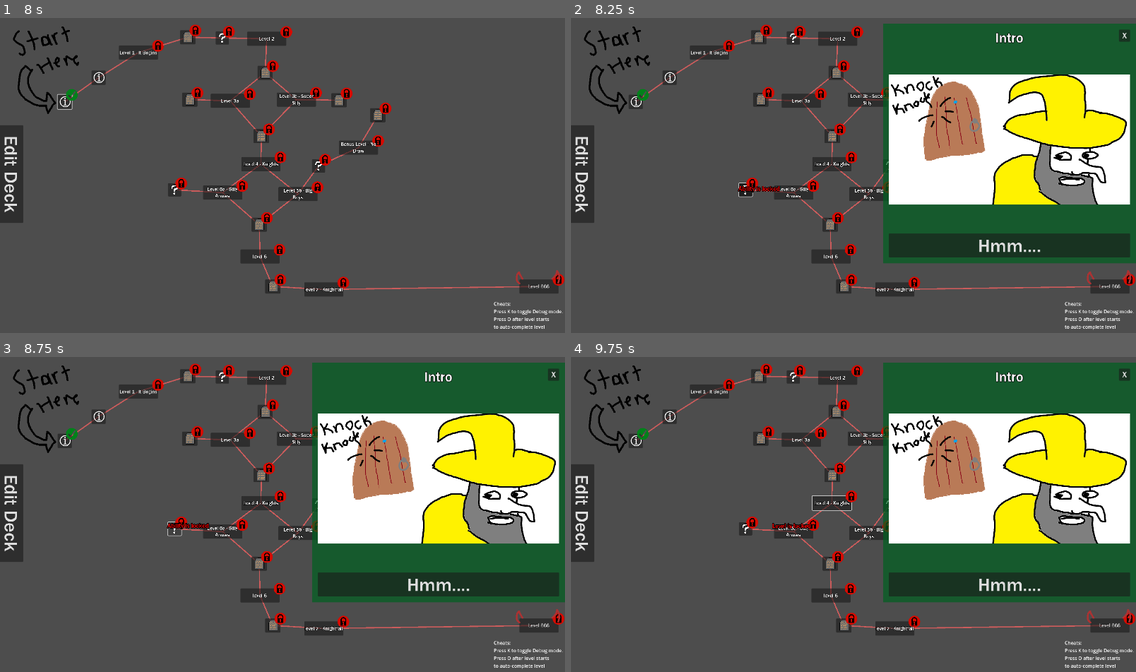
Above: before the commit, frames 1-4 (two rows, left to right).
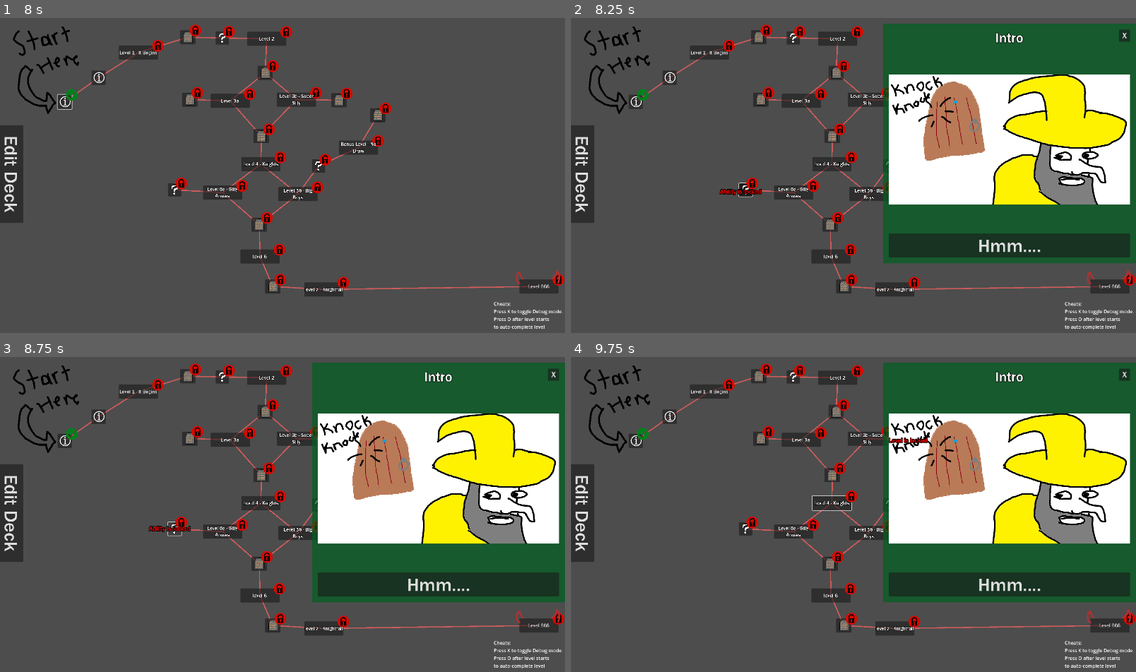
Above: after the commit, the same moments.

Repository: oliveman521/We-Wizards-Three
Game: Godot game, scene res://Scenes/Menus/MainMenu.tscn
Two runs of this game, one before a commit and one after it. Both use one fixed random seed, a clock stepped at 60 frames per second and the inputs below.
Inputs (mouse positions are in pixels of both pictures, inside the frame that each line leads up to):
- Up to frame 1 (8 s): click "Play!" at 0.5 s; click (62, 103) at 1.27 s; click "Edit Deck" at 2 s; click "Hmm...." at 2.75 s; click "What's all this?" at 3.5 s; click "uhh...." at 4.25 s; click "Drat!" at 5 s; click "We will do what we must..." at 5.75 s; click "X" at 6.5 s; move the mouse to (406, 159) at 7.27 s; hold Right (labyrinth_right) from 7.28 s (still down); tap Ctrl (labyrinth_boost) at 7.35 s; click (406, 159) at 7.42 s
- Up to frame 2 (8.25 s): tap Enter at 8 s; move the mouse to (740, 191) at 8.02 s; release Right (labyrinth_right) at 8.03 s; hold Down (labyrinth_down) from 8.03 s (still down); tap F (ship_shoot1) at 8.1 s; click (740, 191) at 8.17 s
- Up to frame 3 (8.75 s): keep holding Down (labyrinth_down)
- Up to frame 4 (9.75 s): move the mouse to (910, 442) at 8.77 s; release Down (labyrinth_down) at 8.78 s; hold Right (labyrinth_right) 8.78-9.53 s; tap G (ship_shoot2) at 8.85 s; click (910, 442) at 8.92 s; tap Space at 9.5 s; move the mouse to (825, 577) at 9.52 s; hold Up (labyrinth_up) from 9.53 s (still down); tap H (ship_shoot3) at 9.6 s; click (825, 577) at 9.67 s

Frame 1 is identical in both runs. In frame 2, 0.2% of the frame differs, in the area x 26-37%, y 53-57%; in frame 3, 0.2%; in frame 4, 0.2%, in the area x 35-64%, y 25-55%.

Commit message:
Fixed Built version not Resetting supplies. Added some QOL checks.
Build version didn't like that I was accessing the supplies by iterating through a the folder. Preload them now instead.
Limited UI to only appear when that resource is present or aquired
Added warning for trying to play with unplayable cards

Diff:
--- a/Cards/card.gd
+++ b/Cards/card.gd
@@ -54,6 +54,9 @@
 	set(new_value):
 		global_position = new_value - size/2
 
+var supplies_interacted_with: Array[Supply]:
+	get:
+		return []
 
 var card_manager: CardManager:
 	get: return GameManager.card_manager as CardManager
@@ -70,6 +73,15 @@
 		if node.check_cost() == false:
 			return false
 	return true
+
+func get_supply_costs() -> Array[Supply]:
+	var costs: Array[Supply] = []
+	for node: Node in costs_UI_section.get_children():
+		if node is CardSupplyIcon:
+			node = node as CardSupplyIcon
+			for i in range(node.count):
+				costs.append(node.supply)
+	return costs
 
 func play() -> void:
 	if not check_costs(): #TODO currently this is a double check and shouldn't be necessary
--- a/Cards/card_supply_icon.gd
+++ b/Cards/card_supply_icon.gd
@@ -1,5 +1,6 @@
 @tool
 extends Control
+class_name CardSupplyIcon
 
 @export var supply: Supply:
 	set(new_val):
--- a/Prefabs/snare.tscn
+++ b/Prefabs/snare.tscn
@@ -1,6 +1,6 @@
 [gd_scene load_steps=4 format=3 uid="uid://b02qbm1dc1ap3"]
 
-[ext_resource type="Script" path="res://Scenes/Snare.gd" id="1_6o2yw"]
+[ext_resource type="Script" path="res://Prefabs/Snare.gd" id="1_6o2yw"]
 [ext_resource type="Texture2D" uid="uid://dgke67aw5dey1" path="res://Sprites/snare.png" id="2_e1ii4"]
 
 [sub_resource type="CircleShape2D" id="CircleShape2D_8io1q"]
--- a/Scenes/GameScene.tscn
+++ b/Scenes/GameScene.tscn
@@ -172,27 +172,6 @@
 shape = SubResource("RectangleShape2D_2ckvp")
 debug_color = Color(0, 0.6, 0.701961, 0)
 
-[node name="Lives UI" type="HBoxContainer" parent="."]
-anchors_preset = 5
-anchor_left = 0.5
-anchor_right = 0.5
-offset_left = 673.0
-offset_top = 10.0
-offset_right = 951.0
-offset_bottom = 100.0
-grow_horizontal = 2
-alignment = 2
-script = ExtResource("8_cvh7f")
-
-[node name="TextureRect" parent="Lives UI" instance=ExtResource("8_m3b1b")]
-layout_mode = 2
-
-[node name="TextureRect2" parent="Lives UI" instance=ExtResource("8_m3b1b")]
-layout_mode = 2
-
-[node name="TextureRect3" parent="Lives UI" instance=ExtResource("8_m3b1b")]
-layout_mode = 2
-
 [node name="Storeroom Manager" type="Node2D" parent="."]
 unique_name_in_owner = true
 position = Vector2(995, 548)
@@ -318,28 +297,6 @@
 [node name="Card Spawn Point" type="Marker2D" parent="Card Manager"]
 position = Vector2(1071, 507)
 
-[node name="Enchanter Supplies" type="HBoxContainer" parent="Card Manager"]
-offset_left = 31.0
-offset_top = 415.0
-offset_right = 627.0
-offset_bottom = 515.0
-
-[node name="Supply UI2" parent="Card Manager/Enchanter Supplies" instance=ExtResource("12_hfyto")]
-layout_mode = 2
-supply = ExtResource("10_uhmuu")
-
-[node name="Supply UI" parent="Card Manager/Enchanter Supplies" instance=ExtResource("12_hfyto")]
-layout_mode = 2
-supply = ExtResource("10_leahy")
-
-[node name="Supply UI3" parent="Card Manager/Enchanter Supplies" instance=ExtResource("12_hfyto")]
-layout_mode = 2
-supply = ExtResource("12_i116q")
-
-[node name="Supply UI4" parent="Card Manager/Enchanter Supplies" instance=ExtResource("12_hfyto")]
-layout_mode = 2
-supply = ExtResource("13_k5kcy")
-
 [node name="Combo Display" type="MarginContainer" parent="."]
 unique_name_in_owner = true
 offset_left = 1704.0
@@ -371,23 +328,73 @@
 text = "0"
 label_settings = ExtResource("14_ap4t0")
 
+[node name="Enchanter Supplies" type="HBoxContainer" parent="."]
+offset_left = 991.0
+offset_top = 423.0
+offset_right = 1967.0
+offset_bottom = 523.0
+
+[node name="Supply UI2" parent="Enchanter Supplies" instance=ExtResource("12_hfyto")]
+layout_mode = 2
+supply = ExtResource("10_uhmuu")
+always_on = false
+
+[node name="Supply UI" parent="Enchanter Supplies" instance=ExtResource("12_hfyto")]
+layout_mode = 2
+supply = ExtResource("10_leahy")
+always_on = false
+
+[node name="Supply UI3" parent="Enchanter Supplies" instance=ExtResource("12_hfyto")]
+layout_mode = 2
+supply = ExtResource("12_i116q")
+always_on = false
+
+[node name="Supply UI4" parent="Enchanter Supplies" instance=ExtResource("12_hfyto")]
+layout_mode = 2
+supply = ExtResource("13_k5kcy")
+always_on = false
+
 [node name="Ammo Counters" type="HBoxContainer" parent="."]
-offset_left = 21.0
-offset_top = 972.0
-offset_right = 509.0
-offset_bottom = 1072.0
-
-[node name="Supply UI" parent="Ammo Counters" instance=ExtResource("12_hfyto")]
+offset_left = 440.0
+offset_top = 28.0
+offset_right = 946.0
+offset_bottom = 128.0
+alignment = 2
+
+[node name="Supply UI5" parent="Ammo Counters" instance=ExtResource("12_hfyto")]
 layout_mode = 2
 supply = ExtResource("4_gwhl1")
-
-[node name="Supply UI3" parent="Ammo Counters" instance=ExtResource("12_hfyto")]
+always_on = true
+
+[node name="Supply UI6" parent="Ammo Counters" instance=ExtResource("12_hfyto")]
 layout_mode = 2
 supply = ExtResource("6_almpy")
-
-[node name="Supply UI2" parent="Ammo Counters" instance=ExtResource("12_hfyto")]
+always_on = false
+
+[node name="Supply UI7" parent="Ammo Counters" instance=ExtResource("12_hfyto")]
 layout_mode = 2
 supply = ExtResource("5_mhcks")
+always_on = false
+
+[node name="Lives UI" type="HBoxContainer" parent="."]
+anchors_preset = 5
+anchor_left = 0.5
+anchor_right = 0.5
+offset_left = 25.0
+offset_top = 21.0
+offset_right = 374.0
+offset_bottom = 124.0
+grow_horizontal = 2
+script = ExtResource("8_cvh7f")
+
+[node name="TextureRect" parent="Lives UI" instance=ExtResource("8_m3b1b")]
+layout_mode = 2
+
+[node name="TextureRect2" parent="Lives UI" instance=ExtResource("8_m3b1b")]
+layout_mode = 2
+
+[node name="TextureRect3" parent="Lives UI" instance=ExtResource("8_m3b1b")]
+layout_mode = 2
 
 [connection signal="area_entered" from="Storeroom Manager/Apprentice Character/Collection Hitbox" to="Storeroom Manager/Apprentice Character" method="_on_collection_hitbox_area_entered"]
 [connection signal="child_order_changed" from="Card Manager/Hand" to="Card Manager" method="arrange_cards_in_playspace"]
--- a/Scenes/Level Select Map/Info Panels/LevelInfoPanel.gd
+++ b/Scenes/Level Select Map/Info Panels/LevelInfoPanel.gd
@@ -12,6 +12,8 @@
 
 @onready var level_select_menu: LevelSelectMenu = get_tree().get_first_node_in_group("Level Select Menu")
 @onready var deck_building_menu: DeckBuildingMenu = get_tree().get_first_node_in_group("Deck Building Menu")
+
+var warned_about_unplayable_cards: Array[PackedScene] = []
 
 func populate(level_prefab: PackedScene) -> void:
 	var level_data: LevelData = level_prefab.instantiate() as LevelData
@@ -46,12 +48,25 @@
 			GameManager.spawn_popup(get_global_mouse_position(), "Deck needs " + str(x) + " more cards!", Color.FIREBRICK)
 			return
 
+		#Check if their deck has unplayable cards
+		for card_prefab: PackedScene in GameManager.current_save.cards_in_deck:
+			var card: Card = card_prefab.instantiate() as Card
+			get_tree().current_scene.add_child(card)
+			card.global_position = Vector2(-1000,-1000)
+			for supply: Supply in card.get_supply_costs():
+				if !level_data.supplies_present.has(supply):
+					if warned_about_unplayable_cards != GameManager.current_save.cards_in_deck: #if they haven't changed their deck
+						warned_about_unplayable_cards = GameManager.current_save.cards_in_deck
+						GameManager.spawn_popup(get_global_mouse_position(), "Warning: Your deck has costs that do not spawn in this level", Color.ORANGE,6)
+						start_button.text = "Play anyway?"
+						return
+			card.queue_free()
+
+
+
 		GameManager.start_level(level_prefab)
 	)
 
 	back_button.button_down.connect(func()-> void:
 		level_select_menu.close_current_info_panel()
 	)
-
-
-	level_data.queue_free()
--- a/Scenes/Level Select Map/Map Nodes/MapNode_Level.gd
+++ b/Scenes/Level Select Map/Map Nodes/MapNode_Level.gd
@@ -23,7 +23,7 @@
 
 func _on_button_down() -> void:
 	if locked:
-		GameManager.spawn_popup(global_position,"Level is locked",Color.RED,)
+		GameManager.spawn_popup(get_global_mouse_position(),"Level is locked",Color.RED,)
 		return
 	if level:
 		level_select.open_level_info_panel(level)
--- a/Scenes/Level Select Map/Map Nodes/MapNode_NewAbility.gd
+++ b/Scenes/Level Select Map/Map Nodes/MapNode_NewAbility.gd
@@ -13,7 +13,7 @@
 
 func _on_button_down() -> void:
 	if locked:
-		GameManager.spawn_popup(global_position,"Ability is locked",Color.RED,)
+		GameManager.spawn_popup(get_global_mouse_position(),"Ability is locked",Color.RED,)
 		return
 
 	var display_name := ability_name
@@ -24,7 +24,7 @@
 	level_select.open_misc_info_panel("New Ability! - " + display_name,sub_header, ability_image, ability_description, "Cool!", color)
 
 	if is_explored:
-		GameManager.spawn_popup(global_position,"Ability already claimed",Color.RED,)
+		GameManager.spawn_popup(get_global_mouse_position(),"Ability already claimed",Color.RED,)
 	else:
 		GameManager.current_save.misc_unlocks.append(ability_name)
 		is_explored = true
--- a/Scenes/Level Select Map/Map Nodes/MapNode_New_Card.gd
+++ b/Scenes/Level Select Map/Map Nodes/MapNode_New_Card.gd
@@ -16,11 +16,11 @@
 
 func _on_button_down() -> void:
 	if locked:
-		GameManager.spawn_popup(global_position,"Card is locked",Color.RED,)
+		GameManager.spawn_popup(get_global_mouse_position(),"Card is locked",Color.RED,)
 		return
 
 	if is_explored:
-		GameManager.spawn_popup(global_position,"Card already claimed",Color.RED,)
+		GameManager.spawn_popup(get_global_mouse_position(),"Card already claimed",Color.RED,)
 		return
 
 	level_select.open_card_unlock_panel(cards)
--- a/Scenes/Level Select Map/Map Nodes/MapNode_Tutorial.gd
+++ b/Scenes/Level Select Map/Map Nodes/MapNode_Tutorial.gd
@@ -13,7 +13,7 @@
 
 func _on_button_down() -> void:
 	if locked:
-		GameManager.spawn_popup(global_position,"Info is locked",Color.RED,)
+		GameManager.spawn_popup(get_global_mouse_position(),"Info is locked",Color.RED,)
 		return
 
 	await level_select.open_tutorial_panel(pages)
--- a/Scenes/Level Select Scene.tscn
+++ b/Scenes/Level Select Scene.tscn
@@ -120,7 +120,7 @@
 title = "Your Deck"
 text1 = "Before each battle you'll choose 15 spell cards from your card pool that'll compose your deck."
 text2 = "Between battles you'll unlock more cards and can add/remove cards from your deck."
-button_text = "Let's kick some ass"
+button_text = "Let's kick some butt"
 
 [node name="Level Select Menu" type="Control" groups=["Level Select Menu"]]
 layout_mode = 3
--- a/Scenes/Menus/level_failed_splash.tscn
+++ b/Scenes/Menus/level_failed_splash.tscn
@@ -18,7 +18,7 @@
 grow_vertical = 2
 text = "Level lost!
 
-You lose!"
+You had to pay your taxes >:("
 label_settings = ExtResource("1_02qxl")
 horizontal_alignment = 1
 vertical_alignment = 1
--- a/Scripts/GameManager.gd
+++ b/Scripts/GameManager.gd
@@ -36,11 +36,19 @@
 		if lives <= 0:
 			game_over()
 
-var all_supplies: Array[Supply] = []
+var all_supplies: Array[Supply] = [
+	preload("res://Supplies/Blank_Scroll.tres"),
+	preload("res://Supplies/essence.tres"),
+	preload("res://Supplies/Fire_Gem.tres"),
+	preload("res://Supplies/Fire_Scroll.tres"),
+	preload("res://Supplies/Lightning_Gem.tres"),
+	preload("res://Supplies/Lightning_Scroll.tres"),
+	preload("res://Supplies/Mana_Scroll.tres"),
+	preload("res://Supplies/Tablet.tres"),
+]
 
 const DECK_MAX_SIZE: int = 15
 var curr_save: Resource = preload("res://Cards/card_base.tscn")
-
 
 var current_save: Resource = load("uid://ds1jr58cmcm3j") #FOR SOME REASON THIS HAS TO BE LOAD AND NOT PRELOAD AND I DON"T NO WHY SO LONG 4 HOURS OF MY LIFE IT WAS NICE KNOWING YA
 var card_pool: Array[PackedScene] = []
@@ -51,7 +59,6 @@
 const game_scene: PackedScene = preload("uid://c4qnaj4cqxgny")
 const deck_builder_scene: PackedScene = preload("res://Scenes/Menus/deck_builder_menu.tscn")
 
-var in_progress_level: PackedScene
 
 func _ready() -> void:
 	#on game boot, fill out our deck if its missing any cards
@@ -61,17 +68,8 @@
 		current_save.cards_in_deck.append(card_prefab)
 
 
-	#also load all of the potential supplies:
-	#we'll also load all levels in the level folder. In the future this will be less dumb
-	var supplies_path: String = "res://Supplies/"
-	var dir:= DirAccess.open(supplies_path)
-	if dir:
-		dir.list_dir_begin()
-		var file_name: String = dir.get_next()
-		while file_name != "":
-			if file_name.ends_with(".tres"):
-				all_supplies.append(load(supplies_path.path_join(file_name)) as Supply)
-			file_name = dir.get_next()
+var in_progress_level: PackedScene
+
 
 func start_level(level_prefab: PackedScene) -> void:
 	if in_progress_level != null:
@@ -80,13 +78,14 @@
 
 	in_progress_level = level_prefab
 
+
+	#reset some values
+	lives = 3
+	for supply: Supply in all_supplies:
+		supply.supply_count = 0
+
+	#load the new scene in
 	var level: LevelData = level_prefab.instantiate() as LevelData
-
-	#reset all supplies to their starting value
-	for supply: Supply in all_supplies:
-		supply.supply_count = supply.starting_count
-
-
 	get_tree().change_scene_to_packed(game_scene)
 	await get_tree().node_added #Singleton references should all connect by the end of ready
 	await get_tree().current_scene.ready
@@ -94,7 +93,7 @@
 	storeroom_Manager.load_new_layout(level.storeroom_tile_map)
 	storeroom_Manager.available_supplies = level.supplies_present
 	storeroom_Manager.minimum_pickups = level.supplies_spawned_at_once
-	lives = 3
+
 
 
 func _process(_delta: float) -> void:
@@ -105,7 +104,6 @@
 
 func spawn_popup(location: Vector2, message: String, color: Color = Color(1,1,1), lifetime:float = 1) -> void:
 	const popup_prefab: Resource = preload("res://UI/popup_text.tscn")
-
 	var new_popup_text: Label = popup_prefab.instantiate()
 	add_child(new_popup_text)
 	new_popup_text.initialize(location, message, color, lifetime)
--- a/Scripts/Popup Spawner.gd
+++ /dev/null
@@ -1,8 +0,0 @@
-extends Node2D
-
-
-const popup_prefab:= preload("uid://14rg16g7dhgq")
-
-func spawn_popup():
-	var new_popup_text: Node2D = popup_prefab.instantiate()
-	new_popup_text
--- a/Scripts/Popup_Text.gd
+++ b/Scripts/Popup_Text.gd
@@ -16,6 +16,8 @@
 	text = message
 	modulate = color
 	lifetime_timer.wait_time = lifetime
+	lifetime_timer.start()
+	location = location - size/2
 	global_position = location + Vector2(randf_range(-POSITION_NOISE,POSITION_NOISE),randf_range(-POSITION_NOISE,POSITION_NOISE))
 	start_pos = global_position
 
--- a/UI/Supply_UI.gd
+++ b/UI/Supply_UI.gd
@@ -2,8 +2,10 @@
 extends HBoxContainer
 
 @export var supply: Supply
+@export var always_on: bool = false
 @onready var label: Label = $Count
 @onready var icon: TextureRect = $Icon
+
 
 func _ready() -> void:
 	update()
@@ -13,7 +15,18 @@
 func _draw() -> void:
 	update()
 
+
 func update(diff: int = 0) -> void:
+	if not Engine.is_editor_hint():
+		var cur_level: LevelData = GameManager.in_progress_level.instantiate() as LevelData
+		if supply.supply_count > 0 or cur_level.supplies_present.has(supply) or always_on:
+			visible = true
+		else:
+			if !get_tree().current_scene.is_node_ready():
+				visible = false #only turn it off at the beginning of the game. Once it's on it stays on
+		cur_level.queue_free()
+
+
 	var centerPoint: Vector2 = get_global_rect().get_center()
 	if diff > 0:
 		GameManager.spawn_popup(centerPoint, "+"+str(diff), Color.LIGHT_GREEN)
--- a/UI/heart_UI.tscn
+++ b/UI/heart_UI.tscn
@@ -5,5 +5,5 @@
 [node name="TextureRect" type="TextureRect"]
 custom_minimum_size = Vector2(90, 45)
 texture = ExtResource("1_yqcbf")
-expand_mode = 4
+expand_mode = 2
 stretch_mode = 4
--- a/UI/popup_text.tscn
+++ b/UI/popup_text.tscn
@@ -18,20 +18,21 @@
 anchor_top = 0.5
 anchor_right = 0.5
 anchor_bottom = 0.5
-offset_left = -68.0
-offset_top = -14.0
-offset_right = 68.0
-offset_bottom = 14.0
+offset_left = 3.0
+offset_top = 2.0
+offset_right = 277.0
+offset_bottom = 30.0
 grow_horizontal = 2
 grow_vertical = 2
-text = "+ 1 blah blah"
+text = "+ 1 blah blah "
 label_settings = ExtResource("1_hxws0")
+horizontal_alignment = 1
+autowrap_mode = 2
 script = ExtResource("1_lyxdu")
 fade_curve = SubResource("Curve_gqq20")
 rise_curve = SubResource("Curve_3hofk")
 
 [node name="Timer" type="Timer" parent="."]
 one_shot = true
-autostart = true
 
 [connection signal="timeout" from="Timer" to="." method="_on_timer_timeout"]
--- a/UI/supply_ui.tscn
+++ b/UI/supply_ui.tscn
@@ -11,11 +11,12 @@
 offset_right = 225.0
 offset_bottom = 276.0
 script = ExtResource("1_i67is")
+always_on = null
 
 [node name="Icon" type="TextureRect" parent="."]
 layout_mode = 2
 texture = ExtResource("2_c7r2c")
-expand_mode = 2
+expand_mode = 3
 stretch_mode = 4
 
 [node name="Count" type="Label" parent="."]
Not shown, added: Builds/WebGL Build/index.apple-touch-icon.png.import
Not shown, added: Builds/WebGL Build/index.icon.png.import
Not shown, added: Builds/WebGL Build/index.png.import
Renamed: Scenes/Snare.gd -> Prefabs/Snare.gd
Binary file changed: Sprites/crystal.aseprite
Binary file changed: Sprites/crystal.png
Not shown, changed: export_presets.cfg
Not shown, changed: Builds/We Wizards Three - Demo 1 - 03.03.2024.exe
Not shown, added: Builds/We Wizards Three 0.5 - First Demo.exe
Not shown, added: Builds/We Wizards Three 0.5.1.exe
